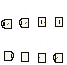
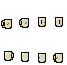
Before/after of a 67px x 65px layered artwork. What changed in the layer stack:
painted on "레이어 4" over (39, 54, 45, 62)
painted on "레이어 2 복사 3" over (56, 18, 62, 26)
painted on "레이어 2 복사 5" over (22, 53, 28, 61)
renamed "레이어 2 복사 2" to "레이어 9", painted on it over (39, 18, 45, 26)
painted on "레이어 2 복사 4" over (5, 52, 13, 60)
renamed "레이어 5" to "레이어 7", painted on it over (54, 54, 62, 62)
renamed "레이어 2 복사" to "레이어 6", painted on it over (20, 19, 28, 27)
renamed "레이어 2" to "레이어 8", painted on it over (2, 20, 11, 28)
